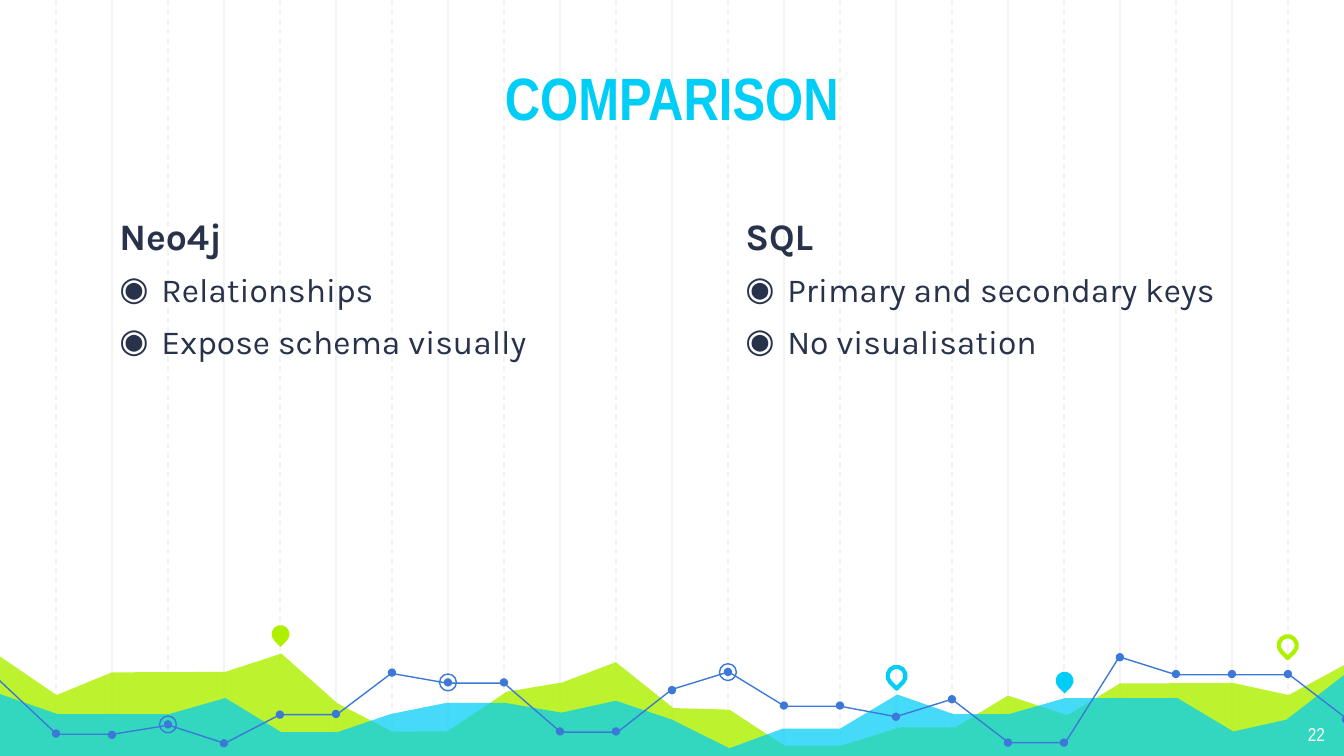
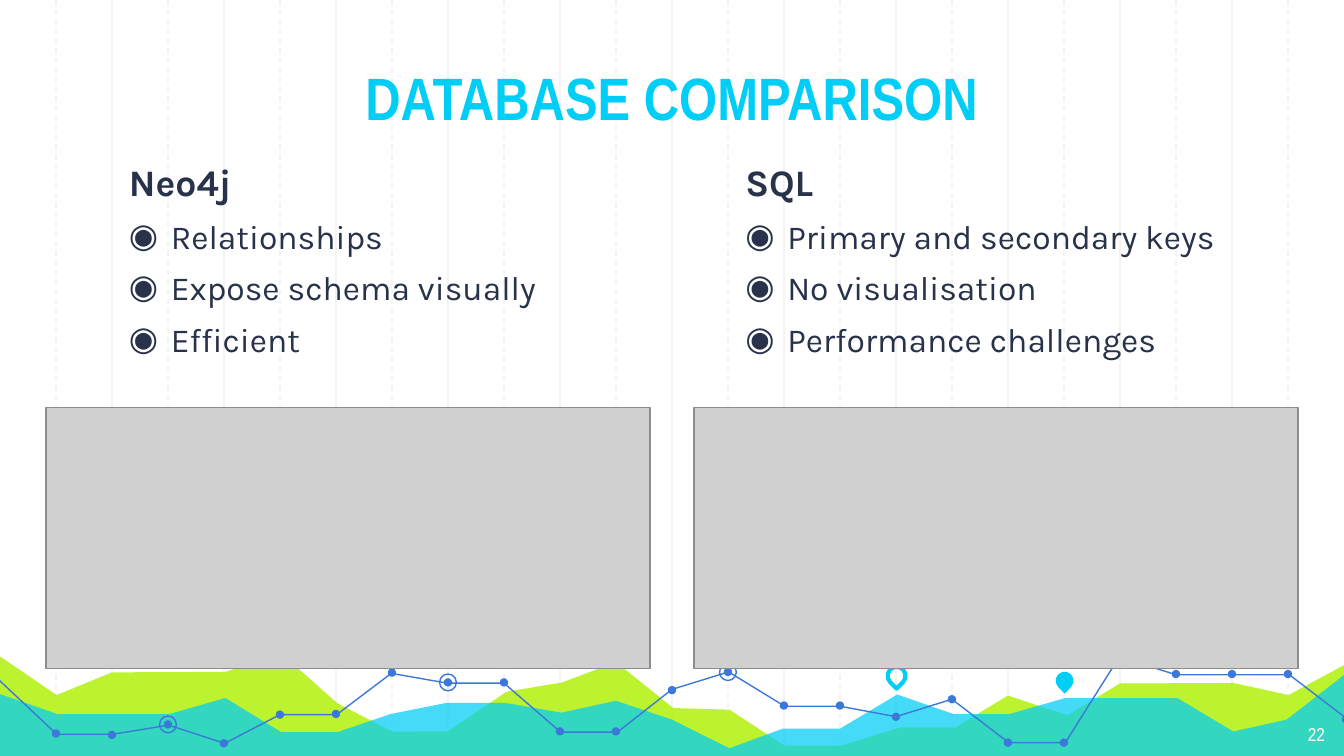
Before and after one commit to Andyayk/app, a slide deck: slide 22 of Graph Based Search.pptx. Drawn at 1344x756 pixels with LibreOffice and Linux fonts; fonts in the diff are those of the drawing; grey boxes stand for pictures. Boxes give left, top, right and bottom in pixels: in the first picture for what was removed or moved away, otherwise in the second. Text is boxed around its words. In the diff, an @@ line names an element or a change of style, - is before the commit and + after.

Commit message:
- update presentation

```diff
--- a/Graph Based Search.pptx
+++ b/Graph Based Search.pptx
@@ text at [365, 78, 978, 121]: text changed @@
-COMPARISON
+DATABASE COMPARISON
@@ text "Neo4j": place and size @@
-text "Neo4j" at [119, 223, 526, 362]
+text "Neo4j" at [129, 169, 536, 353]
@@ text "SQL": place and size @@
-text "SQL" at [745, 225, 1214, 355]
+text "SQL" at [745, 171, 1214, 361]
@@ text at [171, 329, 300, 353]: paragraph added @@
+◉ Efficient
@@ text at [787, 329, 1156, 361]: paragraph added @@
+◉ Performance challenges
@@ picture added at [46, 407, 649, 668] @@
@@ picture added at [694, 407, 1297, 668] @@
@@ teardrop removed at [268, 621, 293, 646] @@
@@ ellipse removed at [1116, 653, 1124, 661] @@
```
Also in this commit, not shown: 7 other slides changed.
